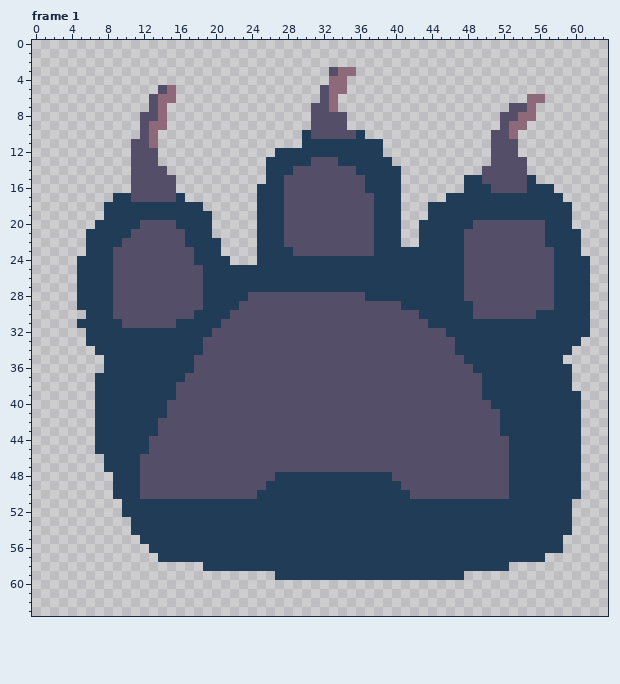
Pixel-art file: src/Art/bear-paw.aseprite. Above, as it was before the edit.
64x64 pixels, 1 frame. Shown: frame 1. The commit also changed other frames, which this record leaves out.
And afterwards:
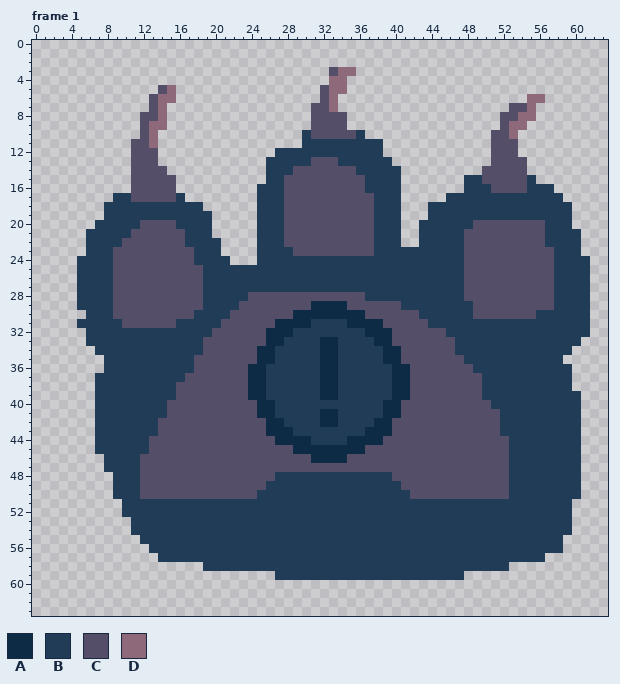
Palette (. is transparent): A #0d2b45  B #203c56  C #544e68  D #8d697a
Message: Bear paw missile silo
The edit:
layer "Layer 4" now shown
layer "doors" added
layer "hatch" added
--- frame 1, layers "hatch", "doors"
@@ x 22..43 @@
 28 BBCCCCCCCCCCCCCBBBBBBB
-29 BCCCCCCCCCCCCCCCCCCBBB
-30 CCCCCCCCCCCCCCCCCCCCCB
-31 CCCCCCCCCCCCCCCCCCCCCC
-32 CCCCCCCCCCCCCCCCCCCCCC
-33 CCCCCCCCCCCCCCCCCCCCCC
-34 CCCCCCCCCCCCCCCCCCCCCC
-35 CCCCCCCCCCCCCCCCCCCCCC
-36 CCCCCCCCCCCCCCCCCCCCCC
-37 CCCCCCCCCCCCCCCCCCCCCC
-38 CCCCCCCCCCCCCCCCCCCCCC
-39 CCCCCCCCCCCCCCCCCCCCCC
-40 CCCCCCCCCCCCCCCCCCCCCC
-41 CCCCCCCCCCCCCCCCCCCCCC
-42 CCCCCCCCCCCCCCCCCCCCCC
-43 CCCCCCCCCCCCCCCCCCCCCC
-44 CCCCCCCCCCCCCCCCCCCCCC
-45 CCCCCCCCCCCCCCCCCCCCCC
-46 CCCCCCCCCCCCCCCCCCCCCC
+29 BCCCCCCCCAAAACCCCCCBBB
+30 CCCCCCCAAAAAAAACCCCCCB
+31 CCCCCAAAABBBBAAAACCCCC
+32 CCCCAAABBBBBBBBAAACCCC
+33 CCCCAABBBBAABBBBAACCCC
+34 CCCAABBBBBAABBBBBAACCC
+35 CCCAABBBBBAABBBBBAACCC
+36 CCAABBBBBBAABBBBBBAACC
+37 CCAABBBBBBAABBBBBBAACC
+38 CCAABBBBBBAABBBBBBAACC
+39 CCAABBBBBBAABBBBBBAACC
+40 CCCAABBBBBBBBBBBBAACCC
+41 CCCAABBBBBAABBBBBAACCC
+42 CCCCAABBBBAABBBBAACCCC
+43 CCCCAAABBBBBBBBAAACCCC
+44 CCCCCAAAABBBBAAAACCCCC
+45 CCCCCCCAAAAAAAACCCCCCC
+46 CCCCCCCCCAAAACCCCCCCCC
 47 CCCCCCCCCCCCCCCCCCCCCC
